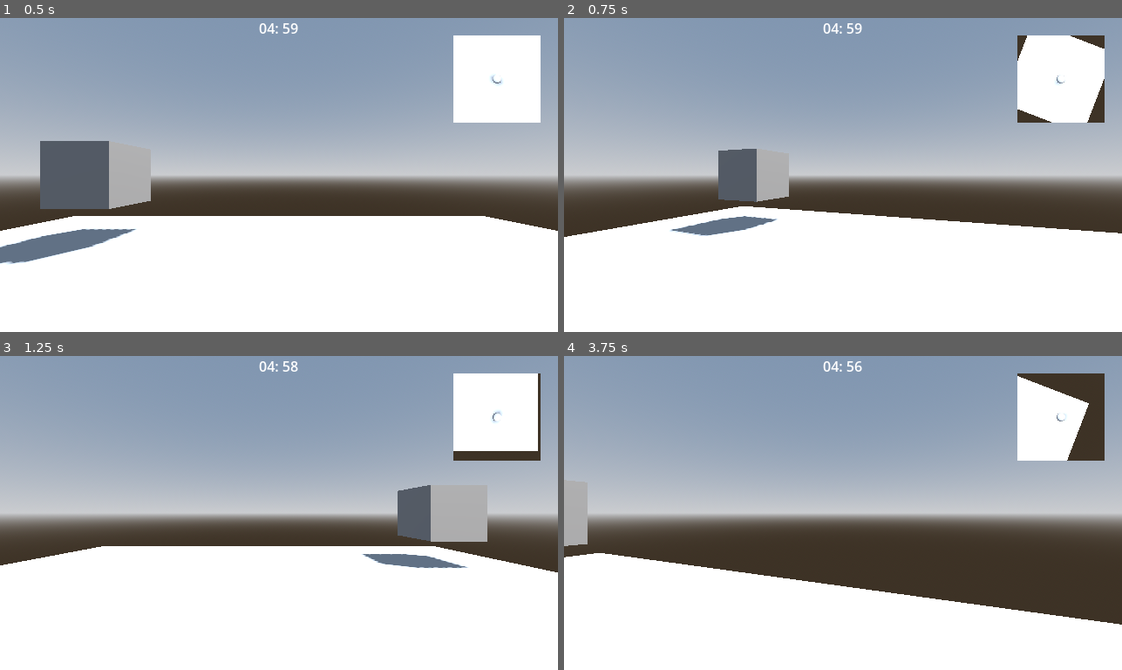
Above: before the commit, frames 1-4 (two rows, left to right).
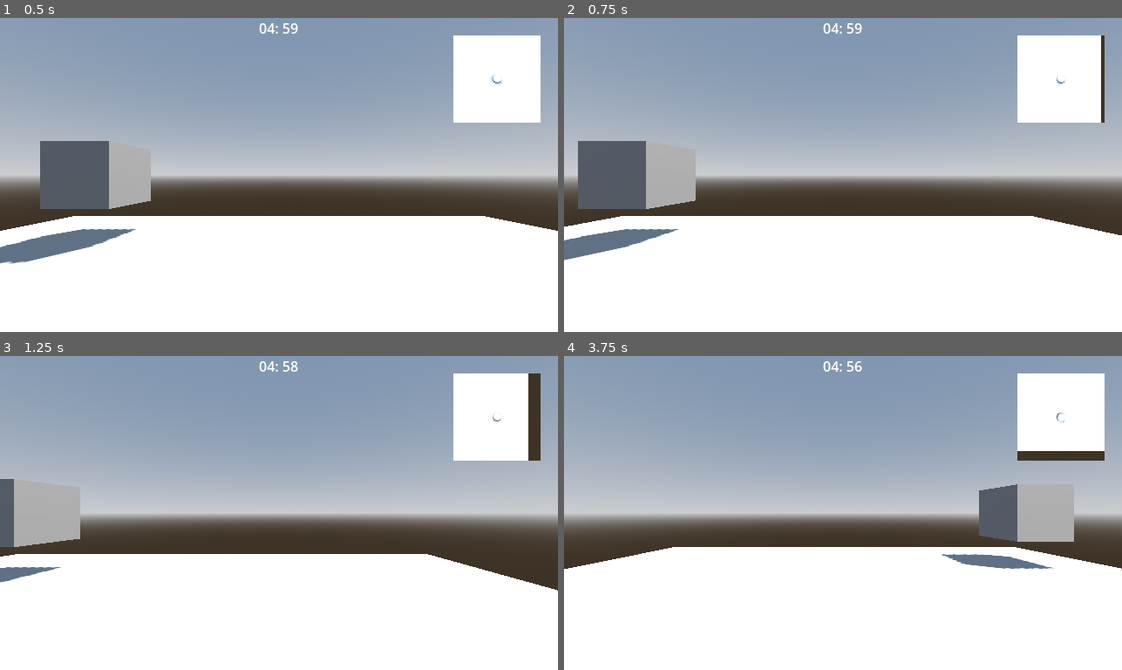
Above: after the commit, the same moments.

Repository: danielday-dev/dungeon-crawler-jam-2025
Game: Godot game, scene res://Levels/level.tscn
Same seed, same stepped clock (60 frames per second), same inputs: the game is played once before the commit and once after it.
Inputs:
- Up to frame 1 (0.5 s): no input
- Up to frame 2 (0.75 s): tap Enter at 0.5 s; hold D (right) from 0.53 s (still down); tap Q (look_left) at 0.6 s
- Up to frame 3 (1.25 s): keep holding D (right)
- Up to frame 4 (3.75 s): release D (right) at 1.28 s; hold S (down) 1.28-2.03 s; tap E (look_right) at 1.35, 2.85 s; hold D (right) 2.03-2.78 s; tap Q (look_left) at 2.1, 3.6 s; hold W (up) 2.78-3.53 s; hold A (left) from 3.53 s (still down)

Frame 1 is identical in both runs. In frame 2, 9.3% of the frame differs, in the area x 0-100%, y 5-78%; in frame 3, 8.9%; in frame 4, 17%, in the area x 0-100%, y 5-86%.

Commit message:
fix: remove diagonal movement
Restricted movement to allow only horizontal or vertical movement, enforcing the priority for vertical movement

Restricted player state to be either movement or rotation, never both

Diff:
--- a/Assets/Player/player.gd
+++ b/Assets/Player/player.gd
@@ -28,25 +28,29 @@
 	_turn_head(delta)
 
 func _move_tile(delta):
+	if is_turning: return
 	if is_moving:
 		var next_move_amount = move_toward(move_amount, TILE_SIZE, MOVE_SPEED  * delta)
 		position += (next_move_amount - move_amount) * move_direction * delta
 		move_amount = next_move_amount
-		if move_amount >= TILE_SIZE:
+		if move_amount == TILE_SIZE:
 			move_amount = 0.0
 			is_moving = false
 		return;
 
-	# Prioritise forward move over side moves - do not allow diagonals
-	var move_input_v := Input.get_axis("up", "down");
-	var move_input_h := Input.get_axis("left", "right")
+	var move_input_v = Input.get_axis("up", "down");
+	var move_input_h = Input.get_axis("left", "right")
 
-	if move_input_v != 0.0 || move_input_h:
-		move_direction = (head.transform.basis * Vector3(move_input_h, 0, move_input_v)).normalized()
+	if move_input_v || move_input_h:
+		# Prioritise forward move over side moves - do not allow diagonals
+		var base_vector = Vector3(0.0 if move_input_v else move_input_h, 0.0, move_input_v)
+
+		move_direction = (head.transform.basis * base_vector).normalized()
 		is_moving = true
 		return
 
 func _turn_head(delta: float):
+	if is_moving: return
 	# Turning cooldown
 	if is_turning:
 		var next_turn_amount = move_toward(turn_rotation_amount, 90, TURN_SPEED * delta)
Not shown: 1 places in Levels/level.tscn that only renumber resources
